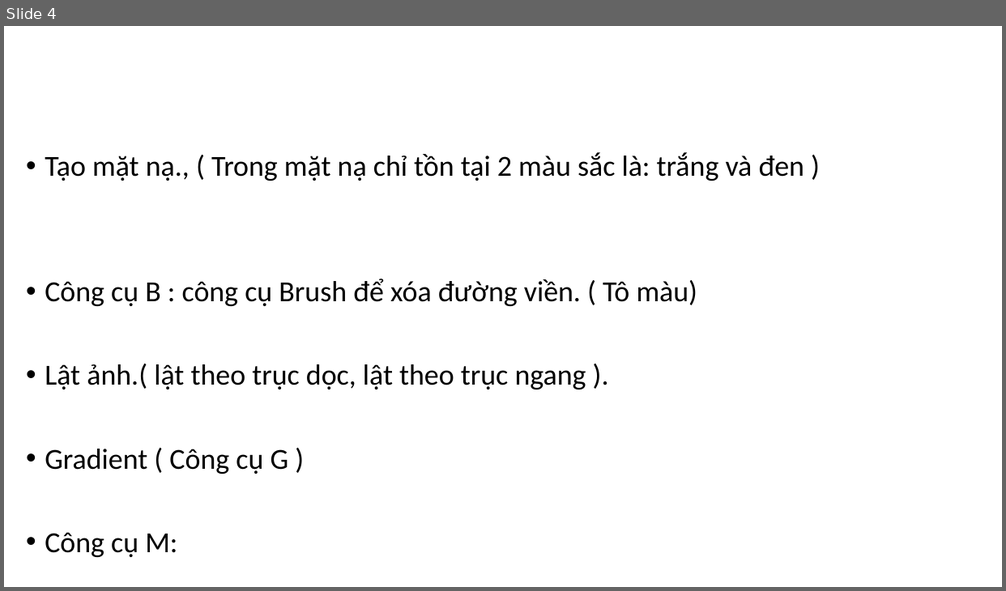
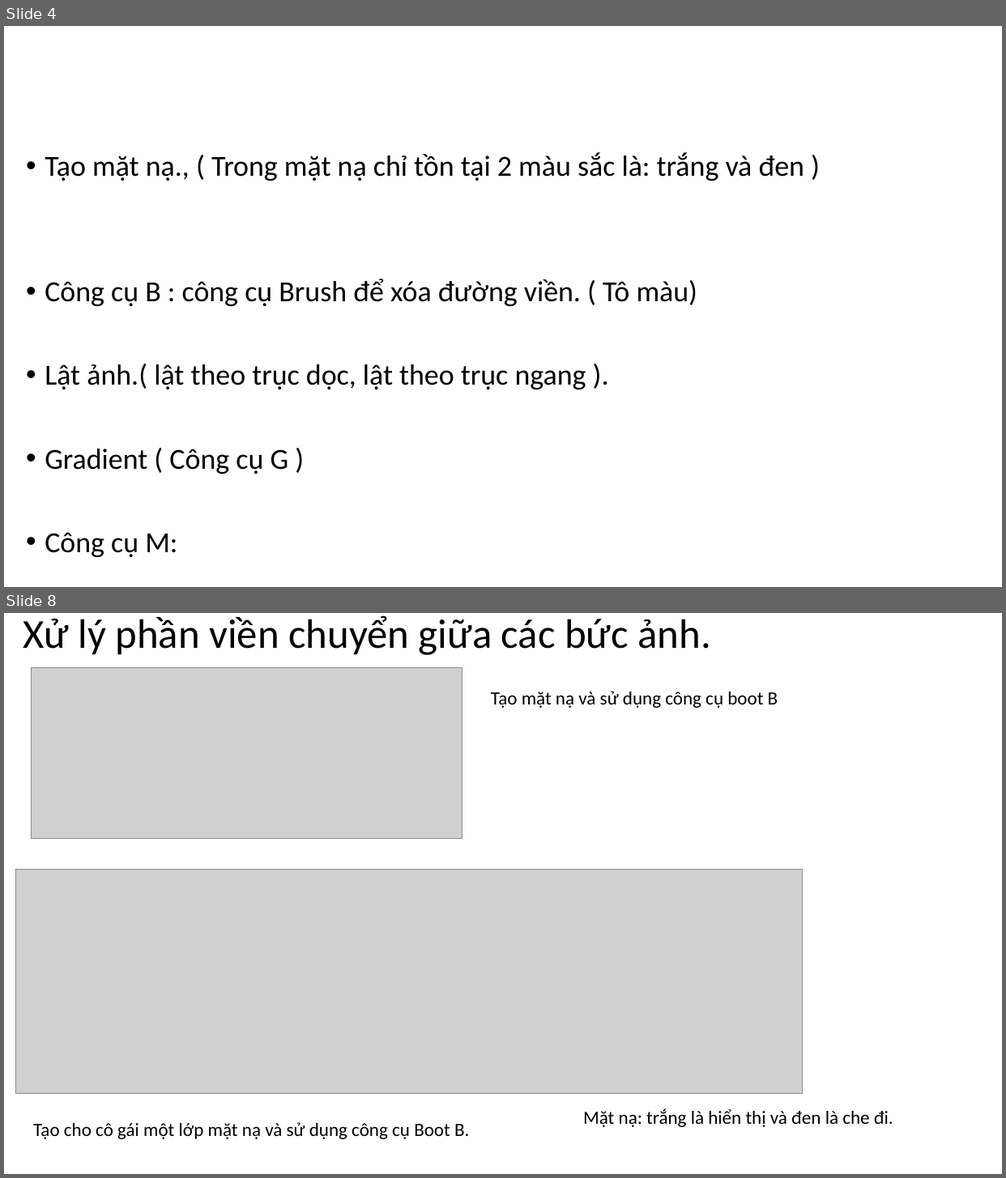
Before and after one commit to DangVanDoan05/photoshop, a slide deck: THIẾT KẾ BANNER.pptx. Shown one above the other, each under a label of ours: slide 4 before the commit, slides 4 and 8 after it; the slides between them are not shown. The pictures are 1006x591 and 1006x1178 pixels, drawn with LibreOffice and Linux fonts; fonts in the diff are those of the drawing; grey boxes stand for pictures. Boxes give left, top, right and bottom in pixels: in the first picture for what was removed or moved away, otherwise in the second. Text is boxed around its words. In the diff, an @@ line names an element or a change of style, - is before the commit and + after.

```diff
--- a/THIẾT KẾ BANNER.pptx
+++ b/THIẾT KẾ BANNER.pptx
@@ slide 8 added at (4,613,1002,1174), background #FFFFFF @@
@@ title added at (23,615,711,655), 39.6 pt, text #000000 @@
+Xử lý phần viền chuyển giữa các bức ảnh.
@@ picture added at (31,667,462,839) @@
@@ text added at (491,691,778,708), 18 pt, text #000000 @@
+Tạo mặt nạ và sử dụng công cụ boot B
@@ picture added at (16,870,802,1093) @@
@@ text added at (33,1122,469,1139), 18 pt, text #000000 @@
+Tạo cho cô gái một lớp mặt nạ và sử dụng công cụ Boot B.
@@ text added at (583,1109,893,1127), 18 pt, text #000000 @@
+Mặt nạ: trắng là hiển thị và đen là che đi.
```
Also in this commit, not shown: 6 other slides added, 7 slides removed, 29 other files.
